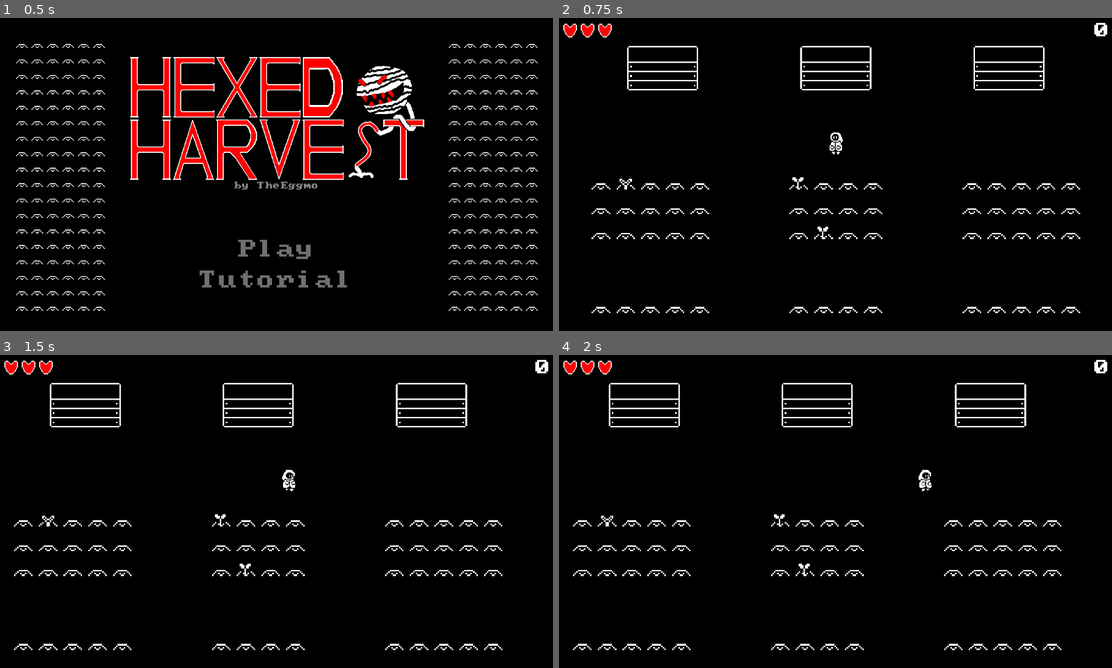
Above: before the commit, frames 1-4 (two rows, left to right).
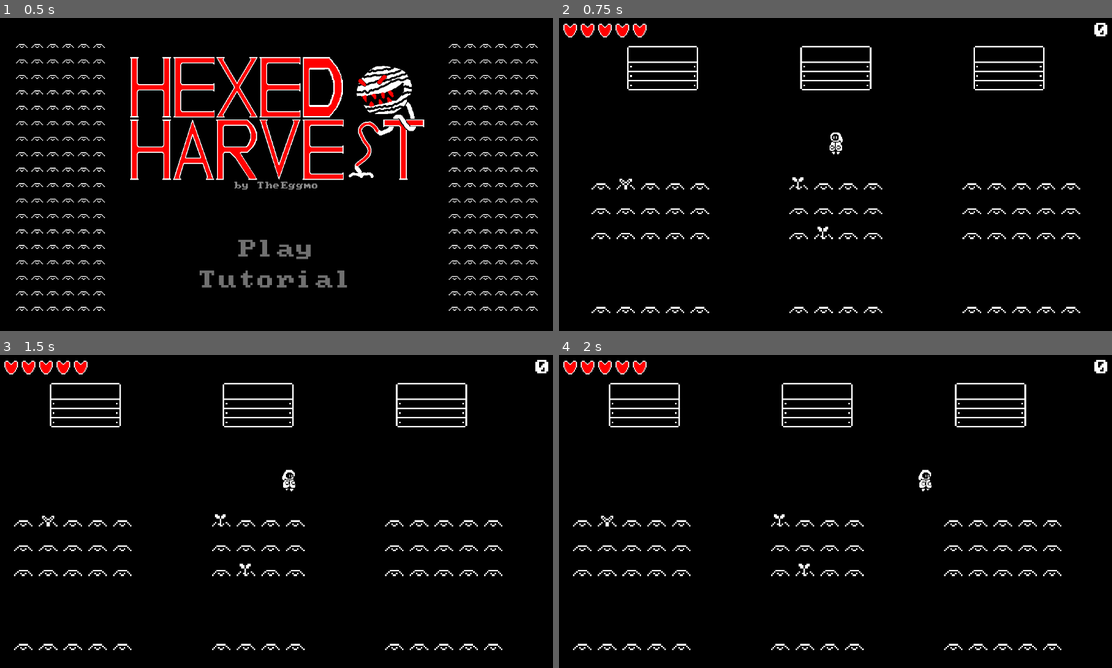
Above: after the commit, the same moments.

Repository: TheEggmo/Hexed-Harvest
Game: Godot game, scene res://MainMenu/main_menu.tscn
Same seed, same stepped clock (60 frames per second), same inputs: the game is played once before the commit and once after it.
Inputs (mouse positions are in pixels of both pictures, inside the frame that each line leads up to):
- Up to frame 1 (0.5 s): no input
- Up to frame 2 (0.75 s): click "Play" at 0.5 s
- Up to frame 3 (1.5 s): tap Enter at 1.25 s; move the mouse to (398, 495) at 1.27 s; hold D (right) from 1.28 s (still down); tap Space (interact) at 1.35 s
- Up to frame 4 (2 s): keep holding D (right)

Frame 1 is identical in both runs. In frame 2, 0.2% of the frame differs, in the area x 10-16%, y 1-7%; in frame 3, 0.2%; in frame 4, 0.2%.

Commit message:
Run time counting
Run time is now counted properly, displayed and added to the score at the end of a run.

Diff:
--- a/EventBus.gd
+++ b/EventBus.gd
@@ -38,5 +38,4 @@
 	return player_pos
 
 func get_survived_time():
-	#return run_end_time - run_start_time
-	return 123 #TODO Return real time and update start and end time when player readies and dies respectively
+	return (run_end_time - run_start_time) / 1000
--- a/Player/PlayerController.gd
+++ b/Player/PlayerController.gd
@@ -6,6 +6,9 @@
 
 var hold = false
 var sprint = false
+
+func _ready():
+	Global.run_start_time = Time.get_ticks_msec()
 
 func _physics_process(_delta):
 	move()
@@ -66,6 +69,7 @@
 
 func _on_hp_controller_hp_depleted():
 	queue_free()
+	Global.run_end_time = Time.get_ticks_msec()
 	Global.player_died.emit()
 	## Reparent the camera so that it doesn't get deleted along with the player
 	for c in get_children():
--- a/Player/player.tscn
+++ b/Player/player.tscn
@@ -533,6 +533,7 @@
 
 [node name="HPController" type="Node2D" parent="."]
 script = ExtResource("5_4icno")
+max_hp = 5
 
 [node name="Hurtbox" type="Area2D" parent="HPController"]
 collision_layer = 8
Not shown, changed: export_presets.cfg
Not shown, changed: .gitignore
